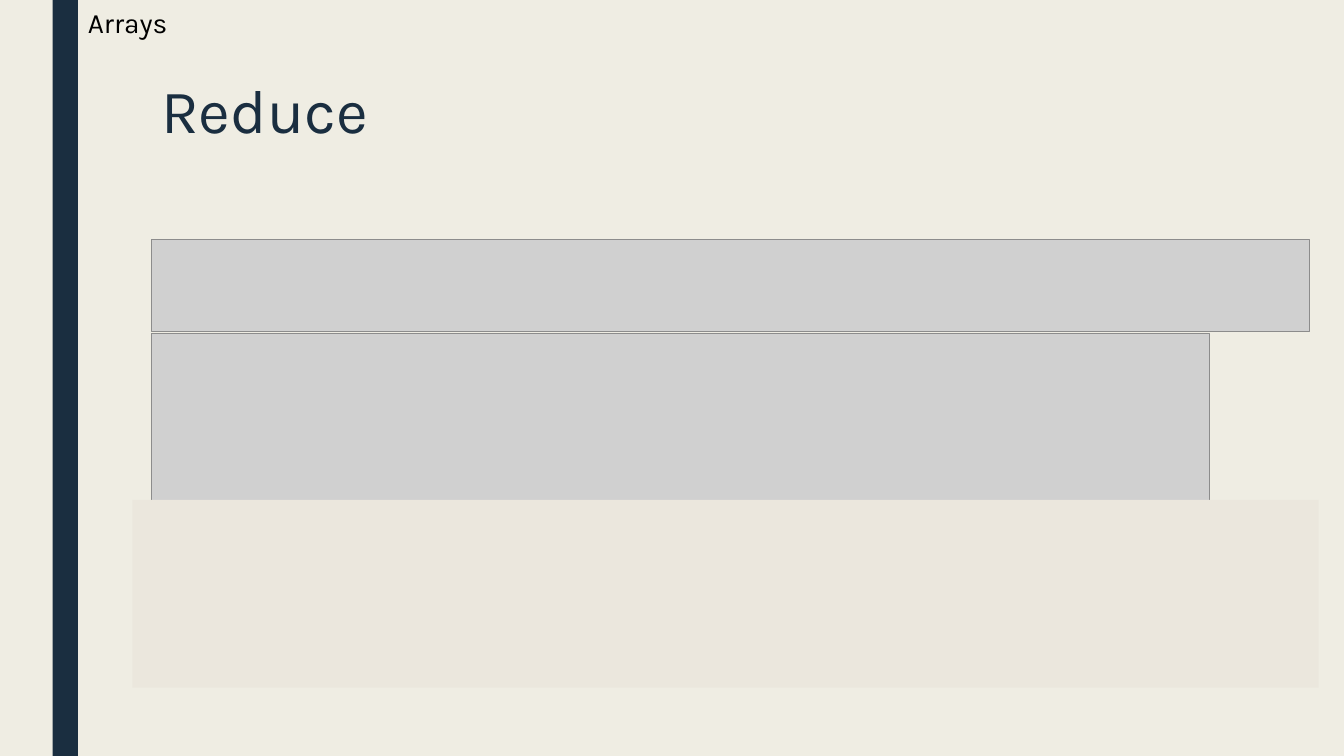
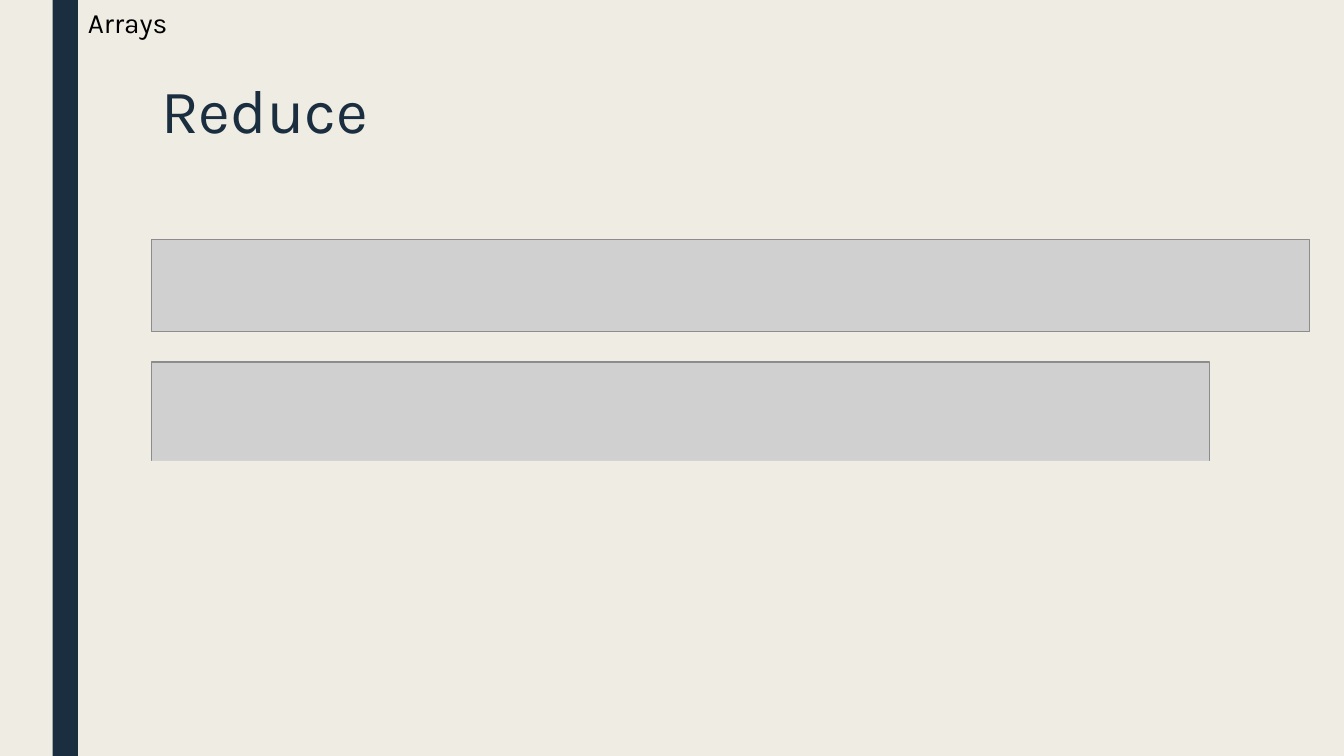
Before and after one commit to manuelhuber/typescript, a slide deck: slide 45 of Typescript.pptx (slide 43 before the commit). Drawn at 1344x756 pixels with LibreOffice and Linux fonts; fonts in the diff are those of the drawing; grey boxes stand for pictures. Boxes give left, top, right and bottom in pixels: in the first picture for what was removed or moved away, otherwise in the second. Text is boxed around its words. In the diff, an @@ line names an element or a change of style, - is before the commit and + after.

Commit message:
updated presentation

```diff
--- a/Typescript.pptx
+++ b/Typescript.pptx
@@ picture: place and size @@
-picture at box(151, 334, 1210, 566)
+picture at box(151, 362, 1210, 594)
@@ rectangle: place and size @@
-rectangle at box(132, 500, 1319, 688)
+rectangle at box(151, 461, 1338, 648)
@@ rectangle at box(151, 461, 1338, 648): fill #EBE7DD to #EFEDE3 @@
```
Also in this commit, not shown: 3 other slides changed, 3 slides added.
